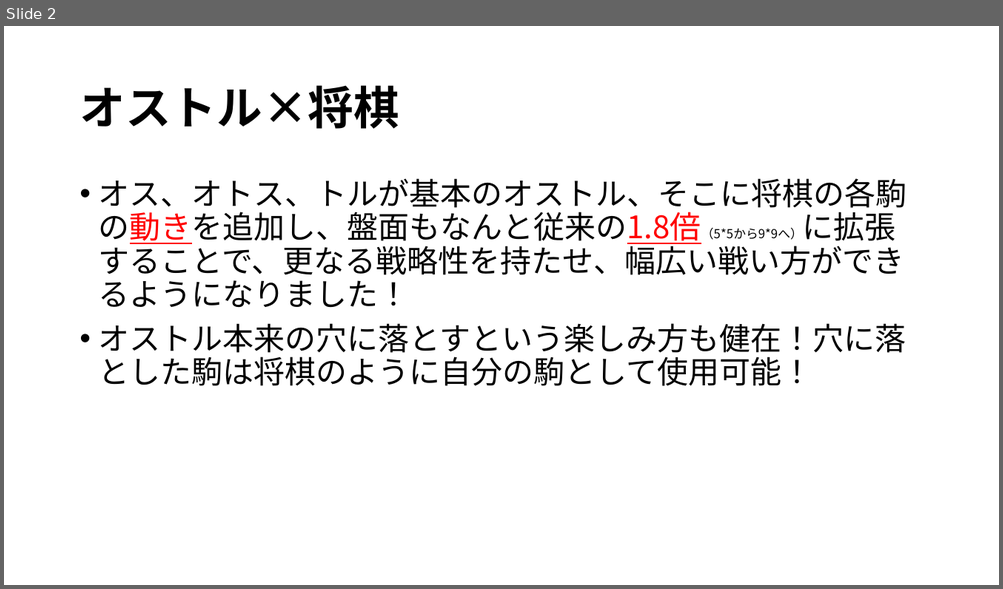
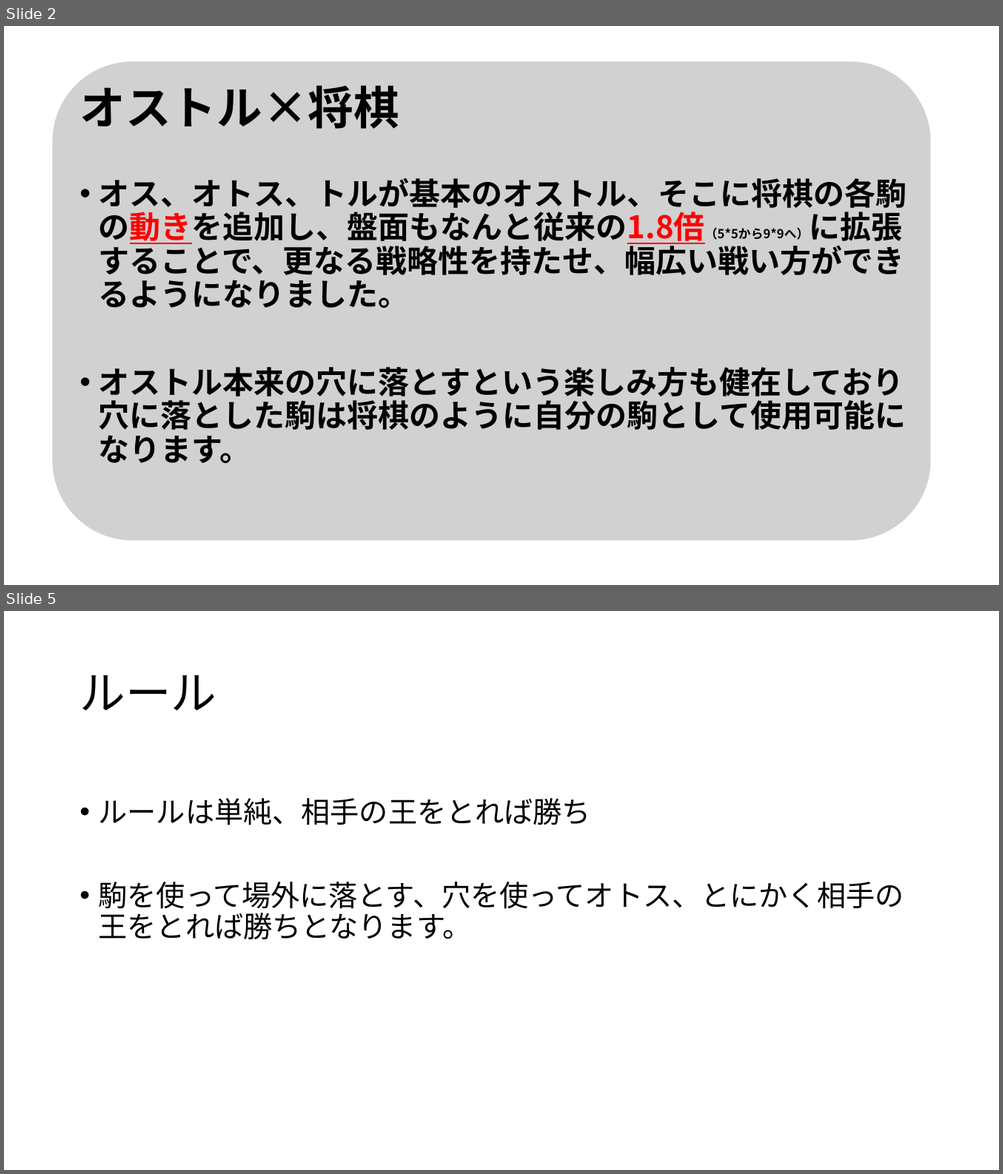
Before and after one commit to Hisui1998/GP3, a slide deck: オウオストル.pptx. Shown one above the other, each under a label of ours: slide 2 before the commit, slides 2 and 5 after it; the slides between them are not shown. The pictures are 1003x589 and 1003x1174 pixels, drawn with LibreOffice and Linux fonts; fonts in the diff are those of the drawing. Boxes give left, top, right and bottom in pixels: in the first picture for what was removed or moved away, otherwise in the second. Text is boxed around its words. In the diff, an @@ line names an element or a change of style, - is before the commit and + after.

```diff
--- a/オウオストル.pptx
+++ b/オウオストル.pptx
@@ slide 5 added at <box>4,611,999,1170</box>, background #FFFFFF @@
@@ title added at <box>79,675,216,711</box>, 44 pt, text #000000 @@
+ルール
@@ text added at <box>99,798,904,940</box>, 28 pt, text #000000 @@
+• ルールは単純、相手の王をとれば勝ち
+• 駒を使って場外に落とす、穴を使ってオトス、とにかく相手の王をとれば勝ちとなります。
@@ slide 2 changed as well @@
@@ rounded rectangle added at <box>53,62,930,541</box>, fill #A5A5A5 at 50% opacity @@
@@ text at <box>99,178,907,463</box>: text changed; bold on @@
-• オス、オトス、トルが基本のオストル、そこに将棋の各駒の動きを追加し、盤面もなんと従来の1.8倍（5*5から9*9へ）に拡張することで、更なる戦略性を持たせ、幅広い戦い方ができるようになりました！
-• オストル本来の穴に落とすという楽しみ方も健在！穴に落とした駒は将棋のように自分の駒として使用可能！
+• オス、オトス、トルが基本のオストル、そこに将棋の各駒の動きを追加し、盤面もなんと従来の1.8倍（5*5から9*9へ）に拡張することで、更なる戦略性を持たせ、幅広い戦い方ができるようになりました。
+• オストル本来の穴に落とすという楽しみ方も健在しており穴に落とした駒は将棋のように自分の駒として使用可能になります。
```
Also in this commit, not shown: 1 other slide changed, 3 other slides added, 1 slide removed.
